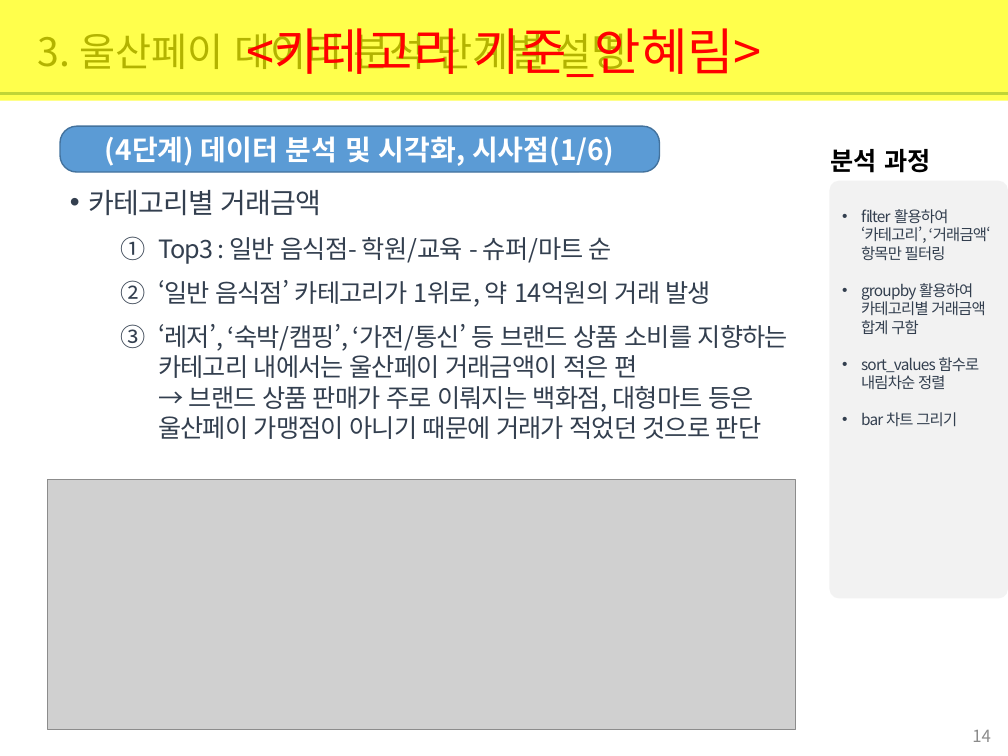
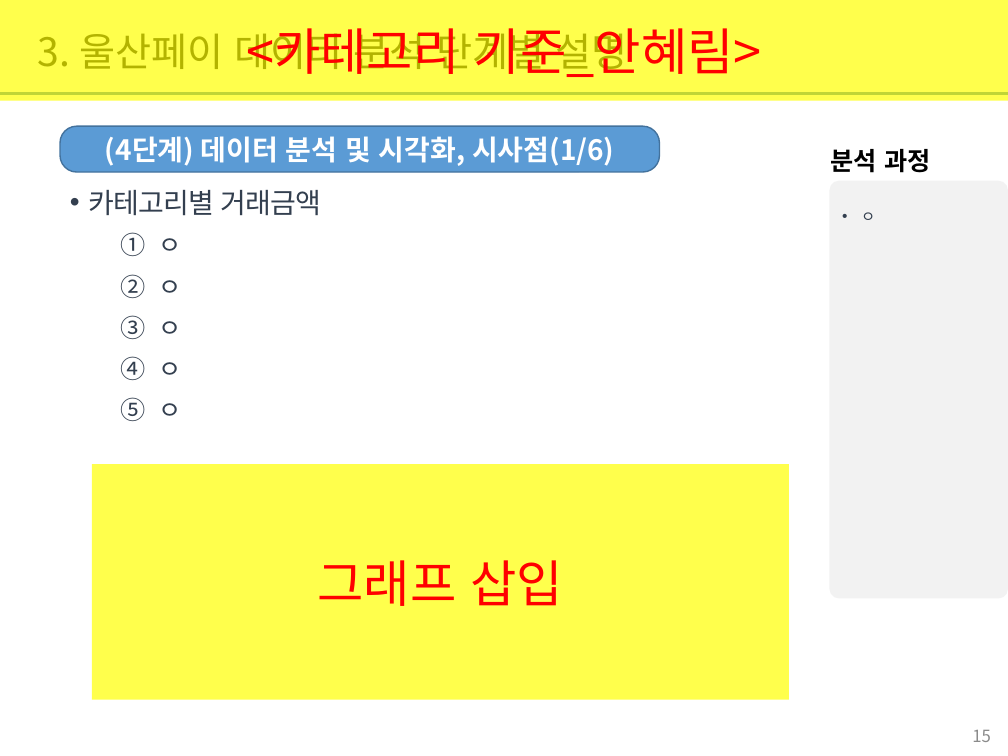
Before and after one commit to jamesjhk/Project_B, a slide deck: slide 15 of 빅데이터 기반 울산페이 사용 분석 보고서_ProjectB.pptx (slide 14 before the commit). Drawn at 1008x756 pixels with LibreOffice and Linux fonts; fonts in the diff are those of the drawing; grey boxes stand for pictures. Boxes give left, top, right and bottom in pixels: in the first picture for what was removed or moved away, otherwise in the second. Text is boxed around its words. In the diff, an @@ line names an element or a change of style, - is before the commit and + after.

```diff
--- a/빅데이터 기반 울산페이 사용 분석 보고서_ProjectB.pptx
+++ b/빅데이터 기반 울산페이 사용 분석 보고서_ProjectB.pptx
@@ text at (158, 238, 181, 416): text changed @@
-  1. Top3 : 일반 음식점- 학원/교육 - 슈퍼/마트 순
-  2. ‘일반 음식점’ 카테고리가 1위로, 약 14억원의 거래 발생
-  3. ‘레저’, ‘숙박/캠핑’, ‘가전/통신’ 등 브랜드 상품 소비를 지향하는 카테고리 내에서는 울산페이 거래금액이 적은 편 → 브랜드 상품 판매가 주로 이뤄지는 백화점, 대형마트 등은 울산페이 가맹점이 아니기 때문에 거래가 적었던 것으로 판단
+  1. ㅇ
+  2. ㅇ
+  3. ㅇ
+  4. ㅇ
+  5. ㅇ
@@ text in rounded rectangle at (861, 212, 875, 220): text changed @@
-• filter 활용하여 ‘카테고리’, ‘거래금액‘ 항목만 필터링
-• groupby 활용하여 카테고리별 거래금액 합계 구함
-• sort_values 함수로 내림차순 정렬
-• bar 차트 그리기
+• ㅇ
@@ rectangle added at (92, 464, 789, 700), fill #FFFF00 at 70% opacity, 36 pt, text #FF0000 @@
+그래프 삽입
@@ picture removed at (47, 480, 795, 729) @@
@@ page number at (972, 730, 991, 742): text changed @@
-14
+15
```
Also in this commit, not shown: 6 other slides changed, 3 slides added, 2 slides removed.
